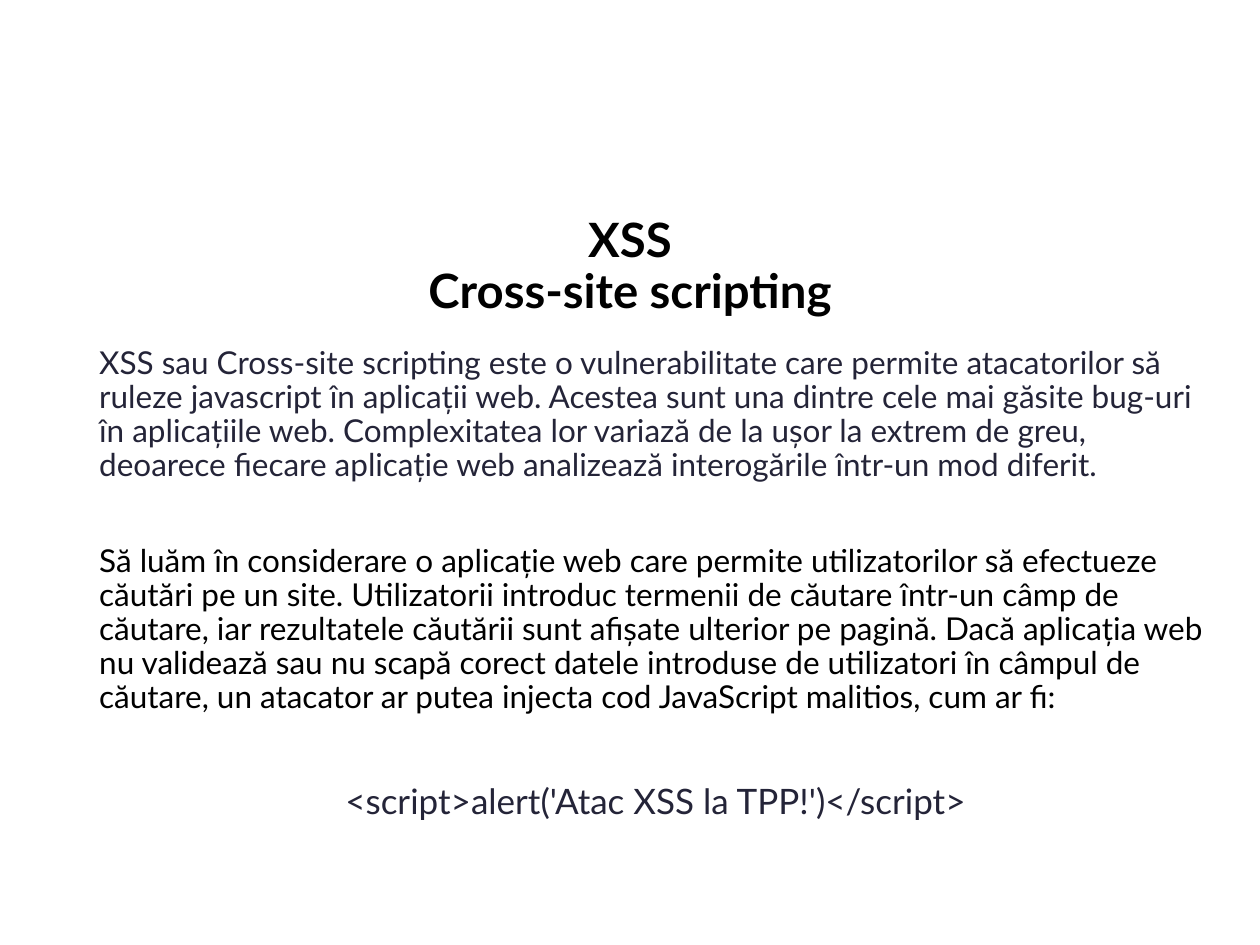
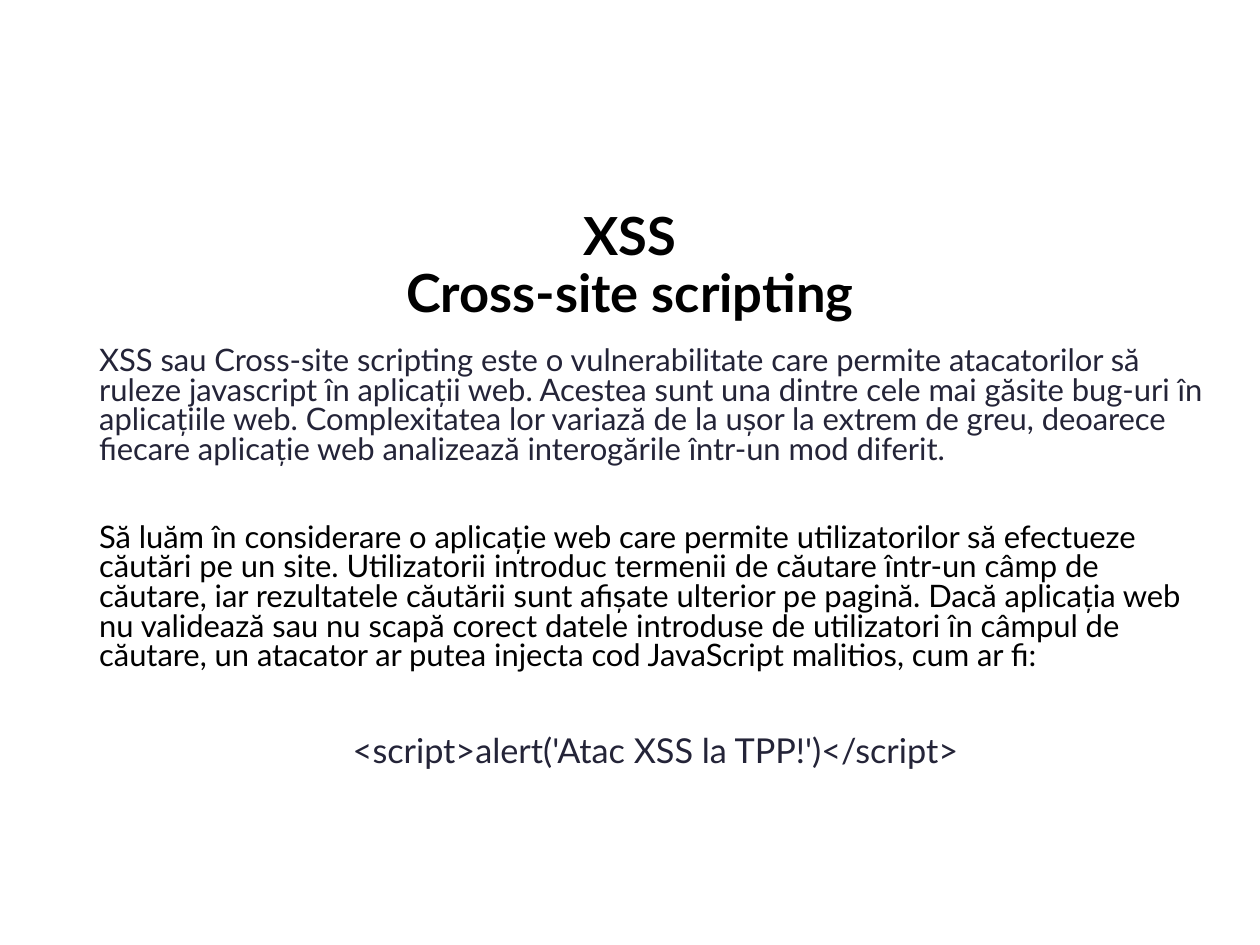
Before and after one commit to Xeoga/UTM_materiale, a slide deck: slide 7 of Sem_II/TPP/LI/SI-211_Chirita_Stanislav_TPP_LI_Securizarea_aplicaţiilor_web.pptx. Drawn at 1260x945 pixels with LibreOffice and Linux fonts; fonts in the diff are those of the drawing; background and template pictures are left out. Boxes give left, top, right and bottom in pixels: in the first picture for what was removed or moved away, otherwise in the second. Text is boxed around its words. In the diff, an @@ line names an element or a change of style, - is before the commit and + after.

```diff
--- a/Sem_II/TPP/LI/SI-211_Chirita_Stanislav_TPP_LI_Securizarea_aplicaţiilor_web.pptx
+++ b/Sem_II/TPP/LI/SI-211_Chirita_Stanislav_TPP_LI_Securizarea_aplicaţiilor_web.pptx
@@ title "XSS Cross-site scripting" at (x1=406, y1=216, x2=854, y2=322): size 27 to 30 pt @@
@@ text "XSS sau Cross-site scripting este ..." at (x1=99, y1=348, x2=1203, y2=769): size 18 to 17.6 pt; size 20 to 19.6 pt in "<script>alert('Atac XSS la TPP!')</script>"; line spacing 0.9 to 0.8 @@
```
Also in this commit, not shown: 9 other slides changed, 1 other file.
